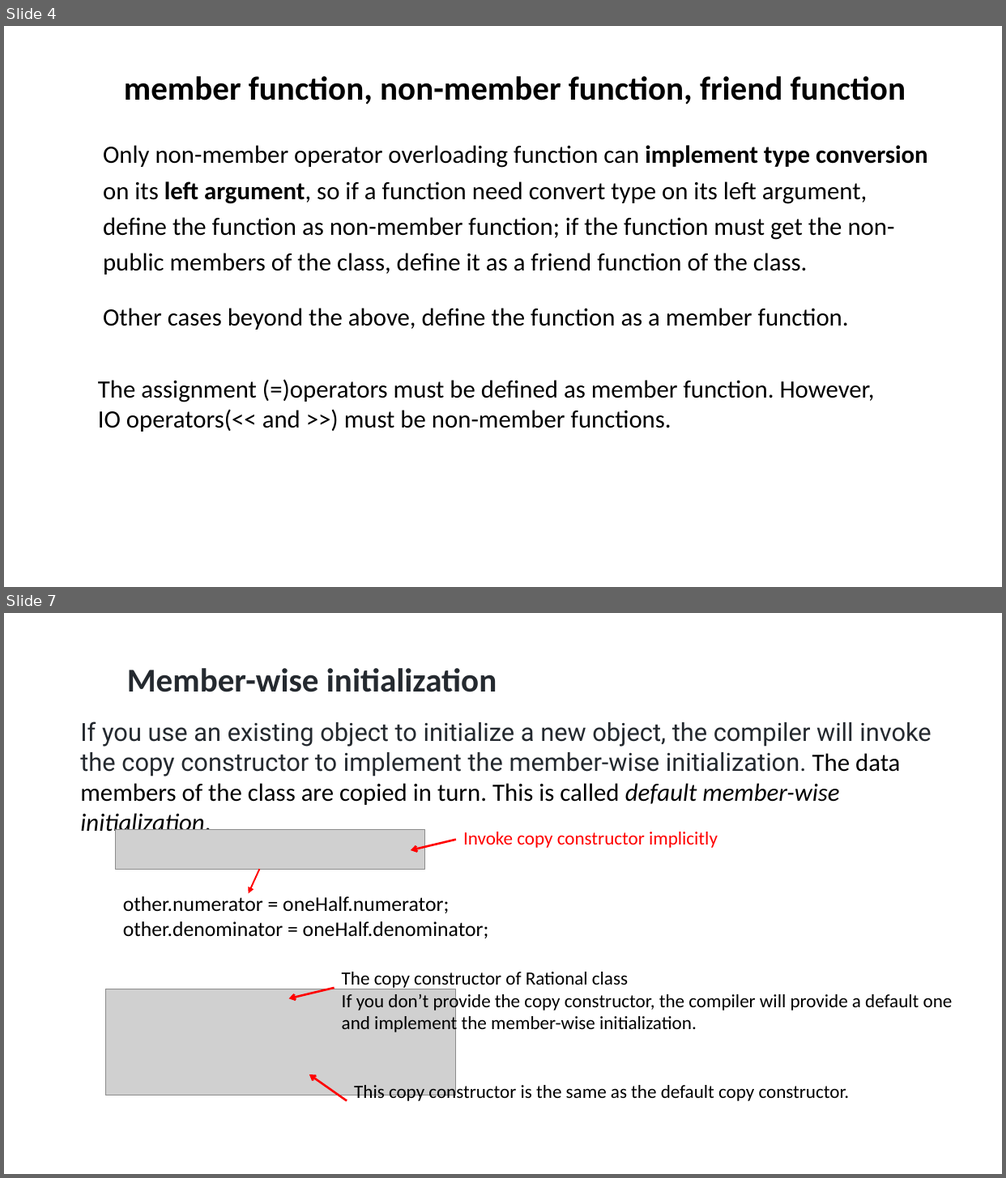
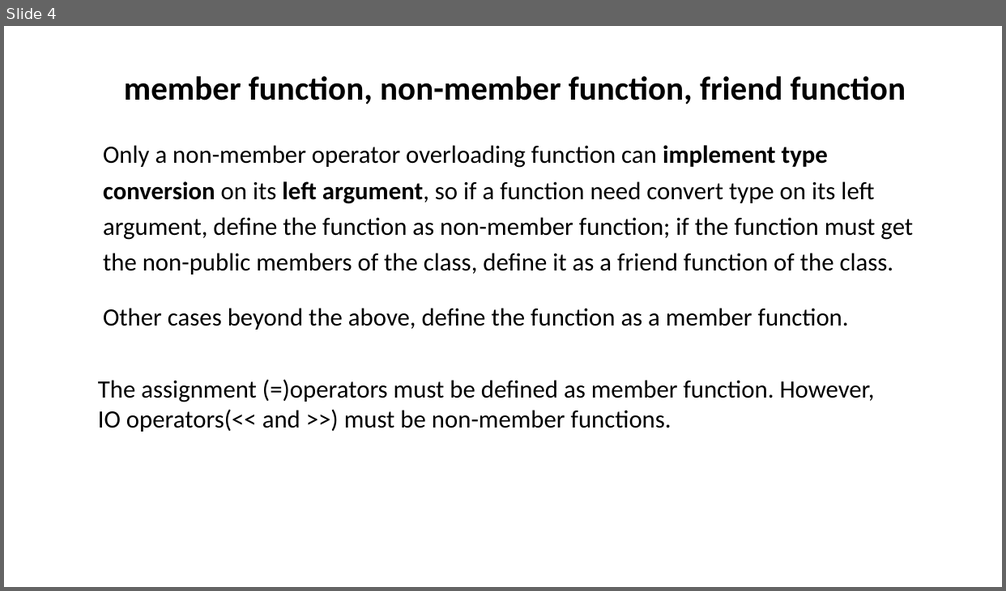
Before and after one commit to ShiqiYu/CPP, a slide deck: week10/Lab10.pptx. Shown one above the other, each under a label of ours: slides 4 and 7 before the commit, slide 4 after it; the slides between them are not shown. The pictures are 1006x1178 and 1006x591 pixels, drawn with LibreOffice and Linux fonts; fonts in the diff are those of the drawing; grey boxes stand for pictures; background and template pictures are left out. Boxes give left, top, right and bottom in pixels: in the first picture for what was removed or moved away, otherwise in the second. Text is boxed around its words. In the diff, an @@ line names an element or a change of style, - is before the commit and + after.

```diff
--- a/week10/Lab10.pptx
+++ b/week10/Lab10.pptx
@@ slide 7 removed at (4,613,1002,1174), background #FFFFFF @@
@@ text removed at (127,668,496,692) @@
-Member-wise initialization
@@ text removed at (80,722,931,805) @@
-If you use an existing object to initialize a new object, the compiler will invoke the copy constructor to implement the member-wise initialization. The data members of the class are copied in turn. This is called default member-wise initialization.
@@ picture removed at (116,830,424,869) @@
@@ arrow removed from (456, 840) to (411, 850) @@
@@ text removed at (463,832,718,848) @@
-Invoke copy constructor implicitly
@@ arrow removed from (259, 869) to (248, 894) @@
@@ text removed at (123,897,489,939) @@
-other.numerator = oneHalf.numerator;
-other.denominator = oneHalf.denominator;
@@ text removed at (342,972,953,1035) @@
-The copy constructor of Rational class
-If you don’t provide the copy constructor, the compiler will provide a default one
-and implement the member-wise initialization.
@@ picture removed at (106,990,456,1096) @@
@@ arrow removed from (334, 988) to (289, 999) @@
@@ arrow removed from (347, 1101) to (309, 1075) @@
@@ text removed at (354,1082,850,1103) @@
-This copy constructor is the same as the default copy constructor.
@@ slide 4 changed as well @@
@@ text at (103,145,913,275): text changed @@
-  Only non-member operator overloading function can implement type conversion on its left argument, so if a function need convert type on its left argument, define the function as non-member function; if the function must get the non-public members of the class, define it as a friend function of the class.
+  Only a non-member operator overloading function can implement type conversion on its left argument, so if a function need convert type on its left argument, define the function as non-member function; if the function must get the non-public members of the class, define it as a friend function of the class.
```
Also in this commit, not shown: 3 other slides changed, 9 slides added, 6 other slides removed, 1 other file.
